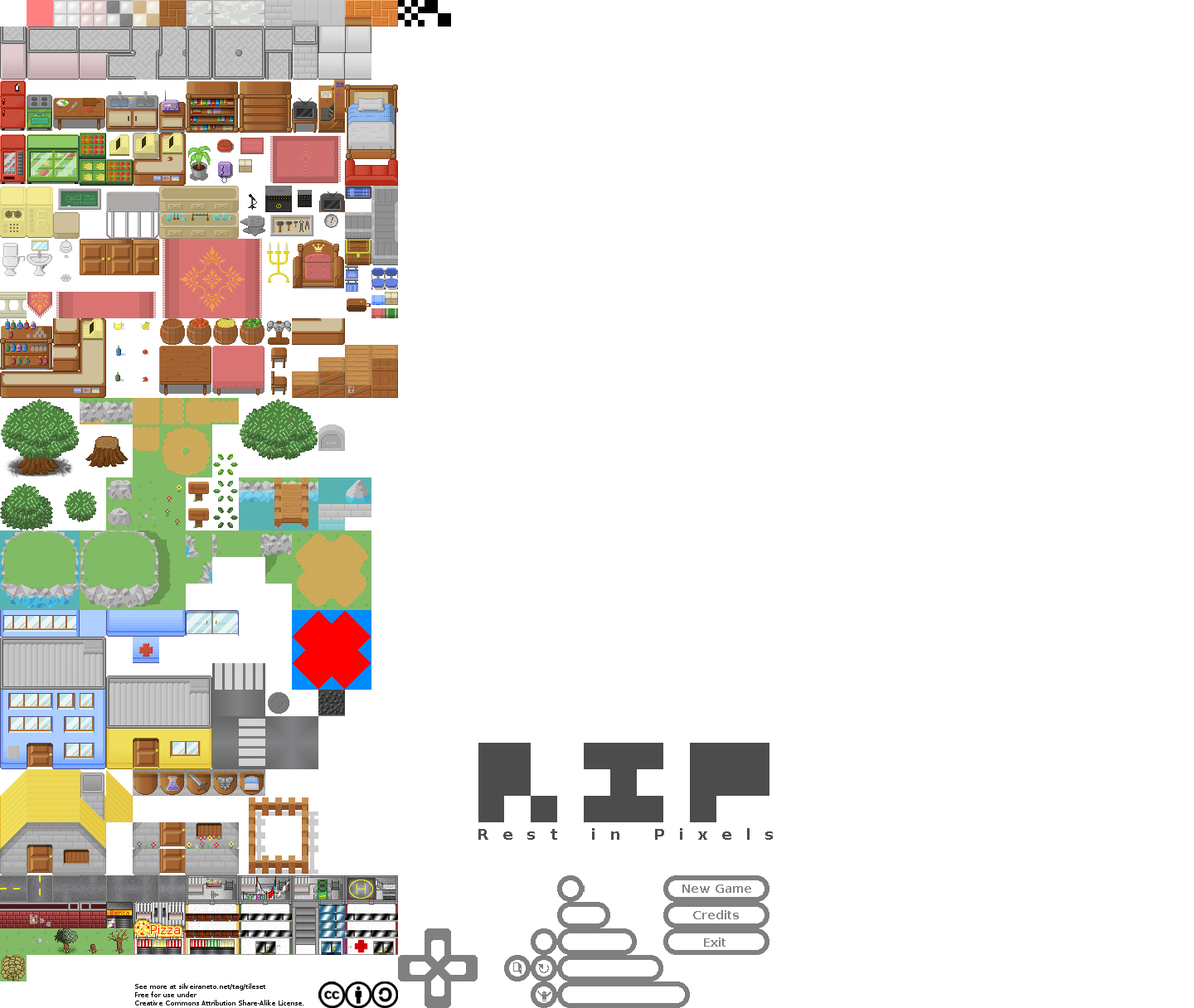
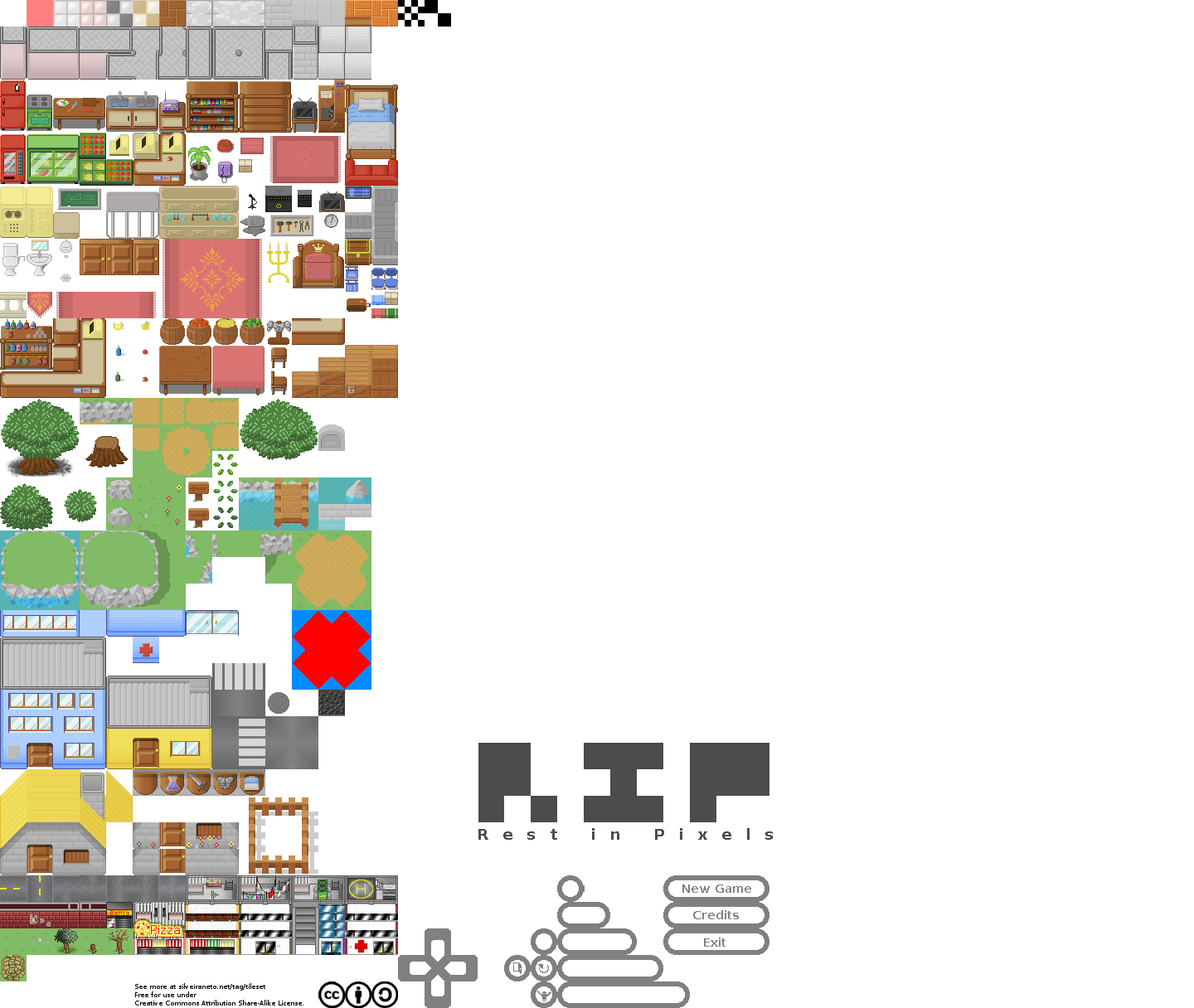
Layered file, before and after one edit (1194x1008). Changes by layer:
painted on "Background" over [212, 424, 239, 451]
